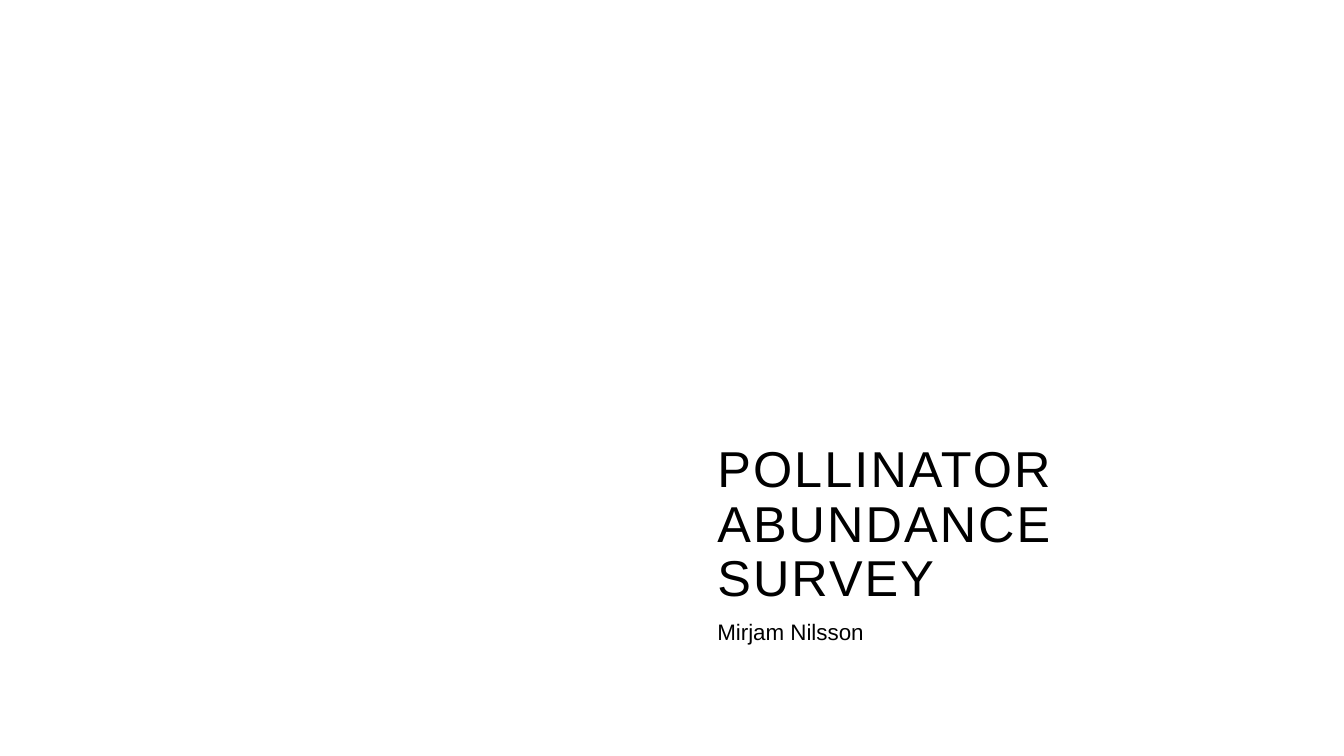
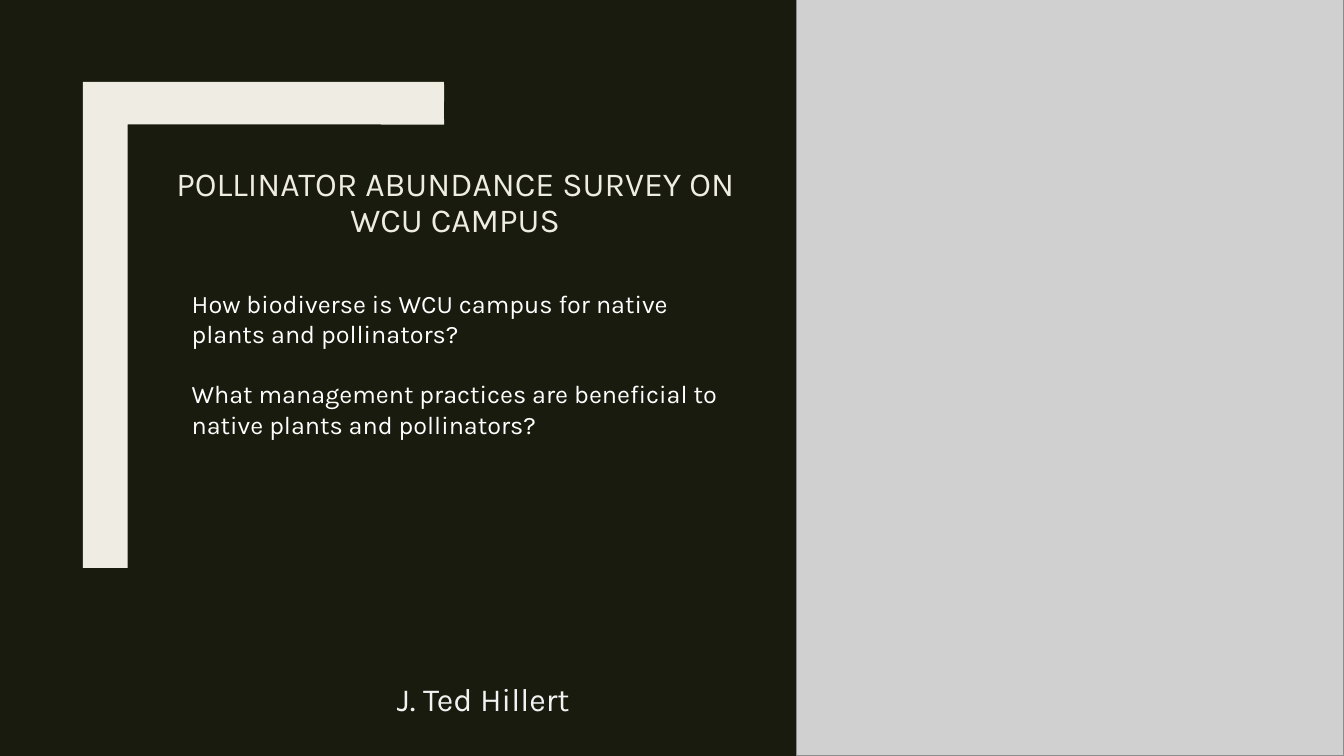
Before and after one commit to nottedy94/COAD-Final, a slide deck: slide 1 of Pollinator abundance survey.pptx. Drawn at 1344x756 pixels with LibreOffice and Linux fonts; fonts in the diff are those of the drawing; grey boxes stand for pictures; background and template pictures are left out. Boxes give left, top, right and bottom in pixels: in the first picture for what was removed or moved away, otherwise in the second. Text is boxed around its words. In the diff, an @@ line names an element or a change of style, - is before the commit and + after.

```diff
--- a/Pollinator abundance survey.pptx
+++ b/Pollinator abundance survey.pptx
@@ background #FFFFFF to #191B0E @@
@@ rectangle added at (x1=0, y1=0, x2=1344, y2=756), fill #191B0E @@
@@ picture added at (x1=797, y1=0, x2=1344, y2=756) @@
@@ freeform shape added at (x1=83, y1=82, x2=444, y2=568), fill #EFEDE3 @@
@@ title "POLLINATOR ABUNDANCE SURVEY ON WCU ..." at (x1=176, y1=174, x2=734, y2=233): vertical alignment bottom to top @@
@@ title at (x1=176, y1=174, x2=734, y2=233): text changed; size 36 to 24 pt; font Arial to Karla; text colour #000000 to #EFEDE3 @@
-POLLINATOR ABUNDANCE SURVEY
+POLLINATOR ABUNDANCE SURVEY ON WCU CAMPUS
@@ text added at (x1=192, y1=295, x2=717, y2=440), 18 pt, text #FFFFFF @@
+How biodiverse is WCU campus for native plants and pollinators?
+What management practices are beneficial to native plants and pollinators?
@@ subtitle removed at (x1=717, y1=623, x2=863, y2=645) @@
-Mirjam Nilsson
@@ subtitle added at (x1=397, y1=689, x2=569, y2=712), 23 pt, text #F2F2F2 @@
+J. Ted Hillert
```
Also in this commit, not shown: 2 other slides changed, 1 slide added, 1 slide removed, 5 other files.
